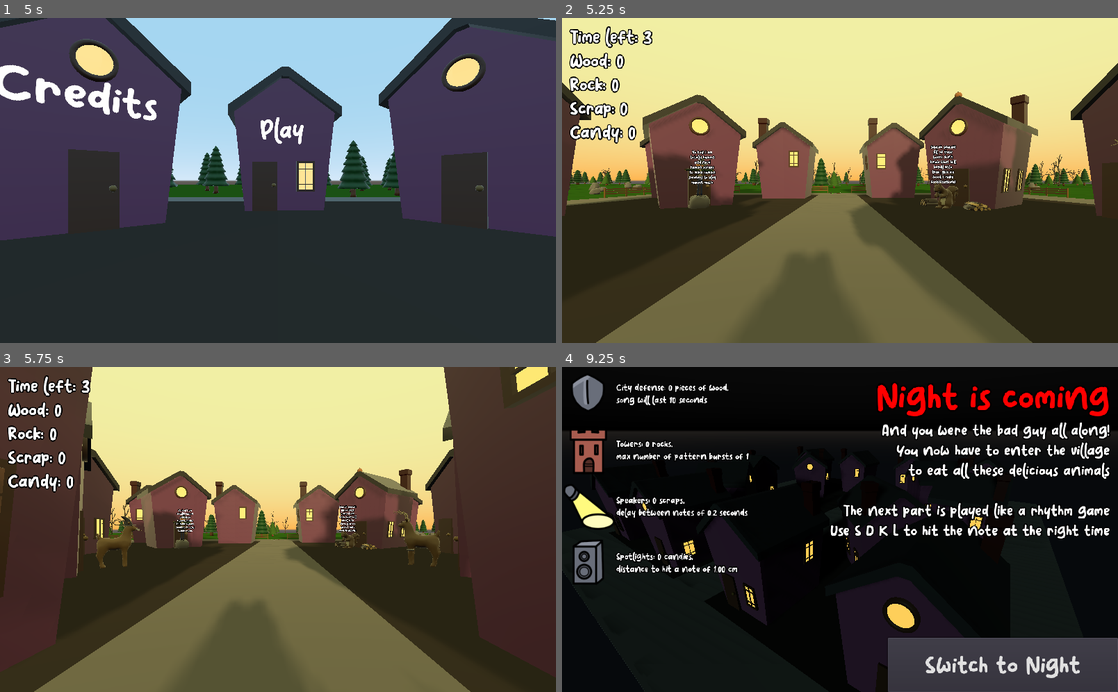
Above: before the commit, frames 1-4 (two rows, left to right).
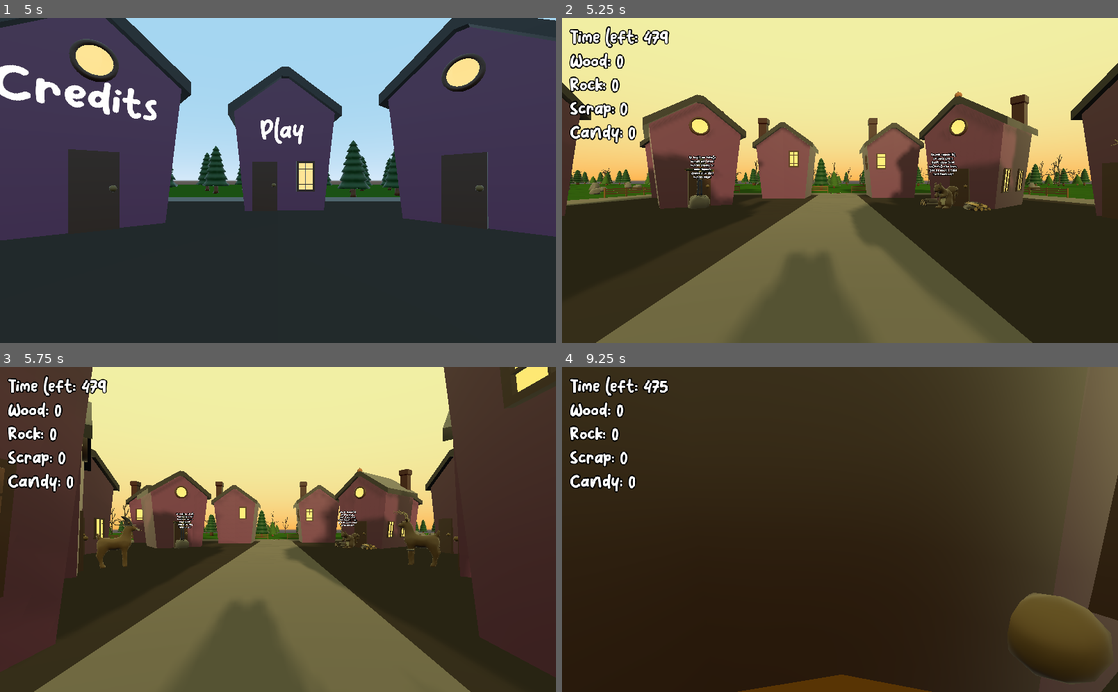
Above: after the commit, the same moments.

Repository: Xwilarg/BearJam
Game: Godot game, scene res://Scenes/MainMenu.tscn
The game is run twice, just before and just after one commit, with the same random seed, the same clock (stepped at 60 frames per second) and the same inputs.
Inputs (mouse positions are in pixels of both pictures, inside the frame that each line leads up to):
- Up to frame 1 (5 s): tap Enter at 0.5, 2, 3.5 s; move the mouse to (400, 164) at 0.52 s; hold D (right) 0.53-1.28 s; tap K (Line_2) at 0.6, 2.85 s; click (400, 164) at 0.67 s; tap Space (action_spacebar) at 1.25, 4.25, 4.35 s; move the mouse to (166, 196) at 1.27 s; hold S (backward) 1.28-2.03 s; tap L (Line_3) at 1.35, 3.6 s; click (166, 196) at 1.42 s; move the mouse to (333, 109) at 2.02 s; hold D (right) 2.03-2.78 s; hold Space (action_spacebar) 2.03-2.78 s; click (333, 109) at 2.17 s; move the mouse to (250, 245) at 2.77 s; hold W (forward) 2.78-3.53 s; click (250, 245) at 2.92 s; move the mouse to (444, 229) at 3.52 s; hold A (left) from 3.53 s (still down); click (444, 229) at 3.67 s; move the mouse to (111, 131) at 4.27 s; click (111, 131) at 4.42 s
- Up to frame 2 (5.25 s): move the mouse to (867, 180) at 5.02 s; release A (left) at 5.03 s; hold S (backward) from 5.03 s (still down); tap K (Line_2) at 5.1 s; click (867, 180) at 5.17 s
- Up to frame 3 (5.75 s): keep holding S (backward)
- Up to frame 4 (9.25 s): move the mouse to (817, 523) at 5.77 s; release S (backward) at 5.78 s; hold D (right) 5.78-6.53 s; tap L (Line_3) at 5.85, 8.1 s; move the mouse to (867, 529) at 6.52 s; hold Space (action_spacebar) 6.53-7.28 s; hold W (forward) 6.53-8.78 s; move the mouse to (812, 529) at 7.27 s; tap K (Line_2) at 7.35 s; move the mouse to (851, 523) at 8.02 s; move the mouse to (834, 536) at 8.77 s; hold A (left) from 8.78 s (still down); tap Space (action_spacebar) at 8.85 s

Frame 1 is identical in both runs. In frame 2, 0.9% of the frame differs, in the area x 14-72%, y 3-52%; in frame 3, 0.5%; in frame 4, 92%, in the area x 0-100%, y 0-100%.
Error in both runs: Invalid set index 'visible' (on base: 'null instance') with value of type 'bool'. (res://Scripts/MainMenu.gd:20)

Commit message:
Fix wrong timer amount

Diff:
--- a/Scenes/Interlude.tscn
+++ b/Scenes/Interlude.tscn
@@ -8,6 +8,7 @@
 [ext_resource path="res://Prefabs/House_var1_0.tscn" type="PackedScene" id=6]
 [ext_resource path="res://Scripts/Interlude.gd" type="Script" id=7]
 [ext_resource path="res://Fonts/Pulang.ttf" type="DynamicFontData" id=8]
+[ext_resource path="res://Scenes/UI.gd" type="Script" id=9]
 
 [sub_resource type="SpatialMaterial" id=4]
 albedo_color = Color( 0.203922, 0.180392, 0.156863, 1 )
@@ -158,6 +159,7 @@
 [node name="UI" type="Control" parent="."]
 anchor_right = 1.0
 anchor_bottom = 1.0
+script = ExtResource( 9 )
 
 [node name="Button" type="Button" parent="UI"]
 anchor_right = 1.0
@@ -165,6 +167,7 @@
 margin_left = 600.0
 margin_top = 500.0
 custom_fonts/font = SubResource( 14 )
+shortcut_in_tooltip = false
 text = "Switch to Night"
 __meta__ = {
 "_editor_description_": ""
@@ -257,4 +260,4 @@
 Use S D K L to hit the note at the right time"
 align = 2
 
-[connection signal="pressed" from="UI/Button" to="." method="_on_Button_pressed"]
+[connection signal="pressed" from="UI/Button" to="UI" method="_on_Button_pressed"]
--- a/Scenes/NPC.tscn
+++ b/Scenes/NPC.tscn
@@ -7,7 +7,6 @@
 radius = 7.63078
 
 [sub_resource type="DynamicFont" id=8]
-size = 20
 outline_size = 3
 font_data = ExtResource( 2 )
 
--- a/Scenes/Night.tscn
+++ b/Scenes/Night.tscn
@@ -58,6 +58,7 @@
 [node name="Camera" type="Camera" parent="."]
 transform = Transform( 1, 0, 0, 0, 1, 0, 0, 0, 1, 0, 5, 5 )
 projection = 1
+current = true
 size = 10.0
 
 [node name="Line1" type="Sprite3D" parent="."]
--- /dev/null
+++ b/Scenes/UI.gd
@@ -0,0 +1,20 @@
+extends Control
+
+
+# Declare member variables here. Examples:
+# var a = 2
+# var b = "text"
+
+
+# Called when the node enters the scene tree for the first time.
+func _ready():
+	pass # Replace with function body.
+
+
+# Called every frame. 'delta' is the elapsed time since the previous frame.
+#func _process(delta):
+#	pass
+
+
+func _on_Button_pressed():
+	GameSytem.go_to_scene("res://Scenes/Night.tscn");
--- a/Scripts/Day.gd
+++ b/Scripts/Day.gd
@@ -11,7 +11,7 @@
 	self.add_child(clock);
 	clock.one_shot = true;
 	clock.connect("timeout", self, "_change_to_night");
-	clock.start(4);
+	clock.start(480);
 	pass # Replace with function body.
 
 func _change_to_night():
--- a/Scripts/Interlude.gd
+++ b/Scripts/Interlude.gd
@@ -9,6 +9,3 @@
 	rockLabel.text = "Towers: " + str(GameSytem.rock()) + " rocks,\nmax number of pattern bursts of " + str(GameSytem.maxBurst)
 	scrapLabel.text = "Speakers: " + str(GameSytem.scrap()) + " scraps,\ndelay between notes of " + str(GameSytem.delayBetweenNotes) + " seconds"
 	candyLabel.text = "Spotlights: " + str(GameSytem.candy()) + " candies,\ndistance to hit a note of " + ("%.2f" % GameSytem.permissiveness) + " cm"
-
-func _on_Button_pressed():
-	GameSytem.go_to_scene("res://Scenes/Night.tscn");
Not shown: 1 places in Scenes/Interlude.tscn that only renumber resources
